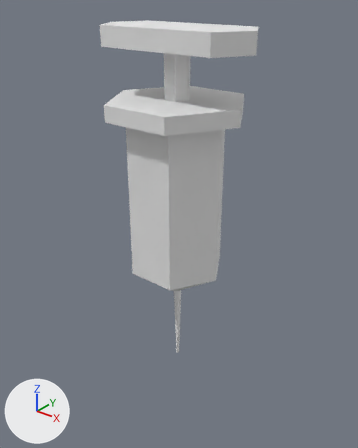
A saved change to the OBJ model Assets/Models/syringe.obj.
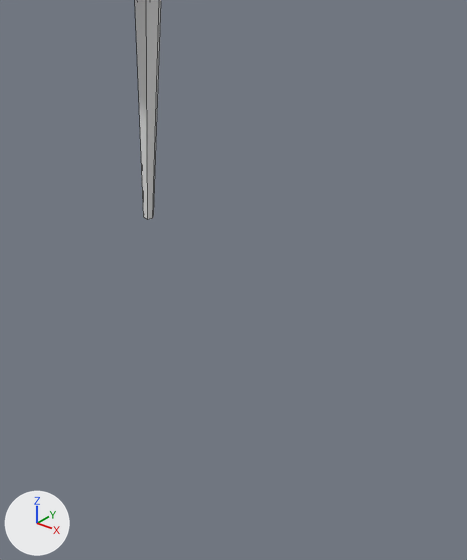
Old and new are each drawn whole from a camera (50 mm lens) standing at (2.89, -3.59, 2.52) and looking at (-0.11, 0.16, 0.2) and again close up on the part from 38% to 74% of the width and 65% to 100% of the height. The lights are fixed; the arrows at lower left show +X, +Y and +Z. The close-ups show mesh edges as thin lines. Where no turn or scale is listed for an object, it has been applied to the vertices.
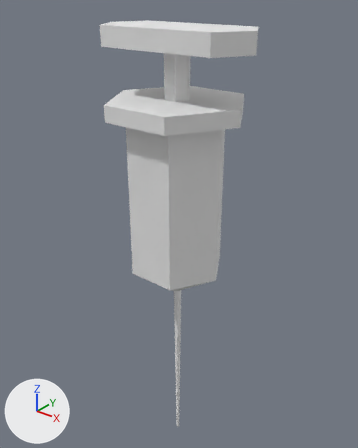
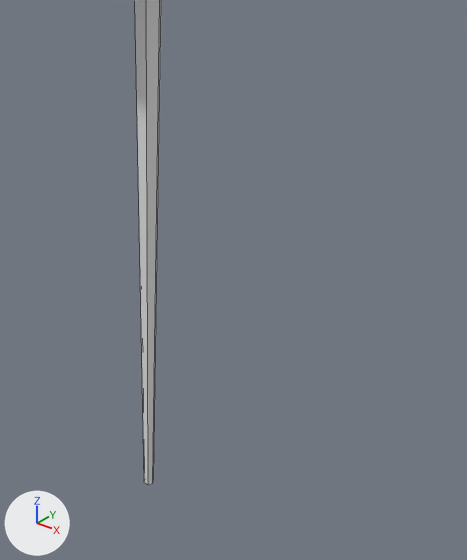
Boxes (x1, y1, x2, y2) around the edits, measured in the close-ups (467 x 560 px):
'cylinder1', reshaped: before (135, 0, 161, 219); after (135, 0, 161, 485)

The change in detail:
me_cylinder1 has 66 vertices, 62 faces and spans x -0.8..0.8, y -0.6..0.6, z -1.38..2.19.
me_cylinder1 is used by ob_cylinder1; location (0.0, 0.0, 0.0).
Before the commit, vertices of me_cylinder1: 6 (0.02, 0.0, -1.38) at pixel (152, 218), 7 (0.01, -0.02, -1.38) at pixel (147, 219), 8 (-0.01, -0.02, -1.38) at pixel (143, 217), 9 (-0.02, 0.0, -1.38), 10 (-0.01, 0.02, -1.38).
Before the commit, vertices of me_cylinder1: 11 (0.01, 0.02, -1.38) at pixel (153, 214).
Part 1, on me_cylinder1:
Vertices 6 to 11 of me_cylinder1 move by (0.0, 0.0, -1.2).
